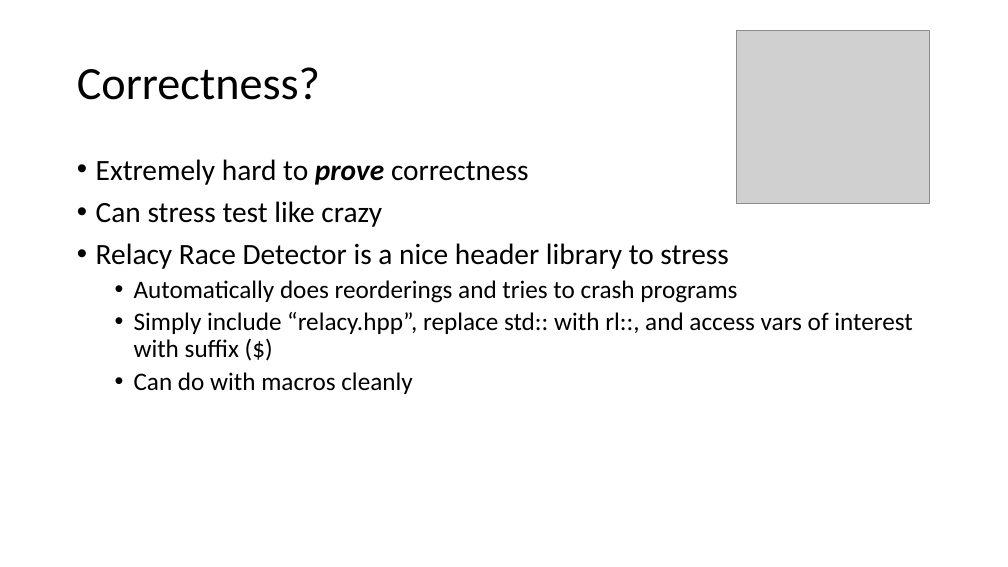
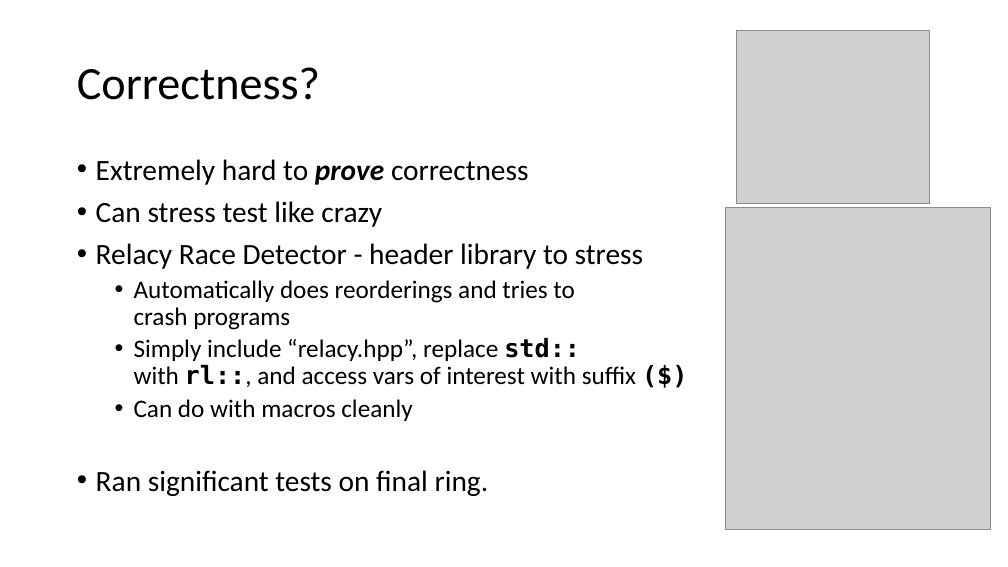
Before and after one commit to ChrisLomont/RingBuffer, a slide deck: slide 33 of Making a Ringbuffer.pptx (slide 32 before the commit). Drawn at 1008x567 pixels with LibreOffice and Linux fonts; fonts in the diff are those of the drawing; grey boxes stand for pictures. Boxes give left, top, right and bottom in pixels: in the first picture for what was removed or moved away, otherwise in the second. Text is boxed around its words. In the diff, an @@ line names an element or a change of style, - is before the commit and + after.

```diff
--- a/Making a Ringbuffer.pptx
+++ b/Making a Ringbuffer.pptx
@@ picture added at (726, 207, 991, 529) @@
@@ text at (96, 243, 643, 269): text changed @@
-• Relacy Race Detector is a nice header library to stress
+• Relacy Race Detector - header library to stress
@@ text at (134, 338, 636, 387): font Calibri to DejaVu Sans Mono, bold on in "std:: rl::, ($)" @@
@@ text at (96, 470, 489, 496): paragraph added @@
+• Ran significant tests on final ring.
```
Also in this commit, not shown: 13 other slides changed, 2 slides added, 1 slide removed, 6 other files.
